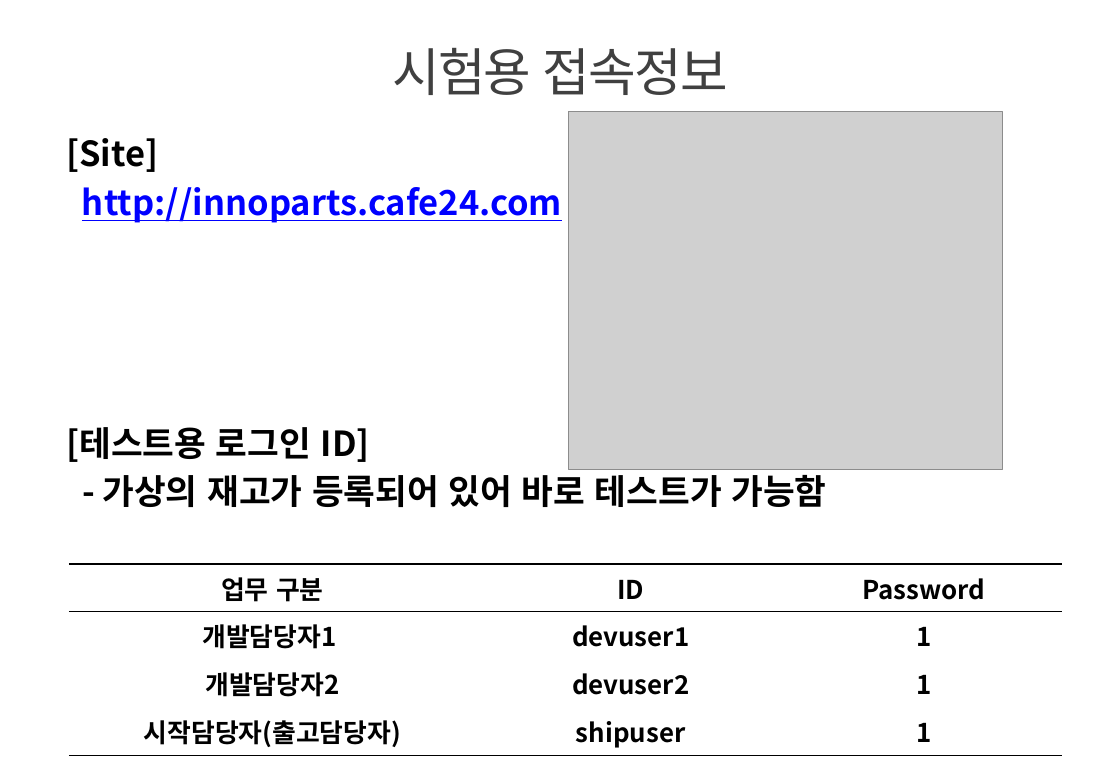
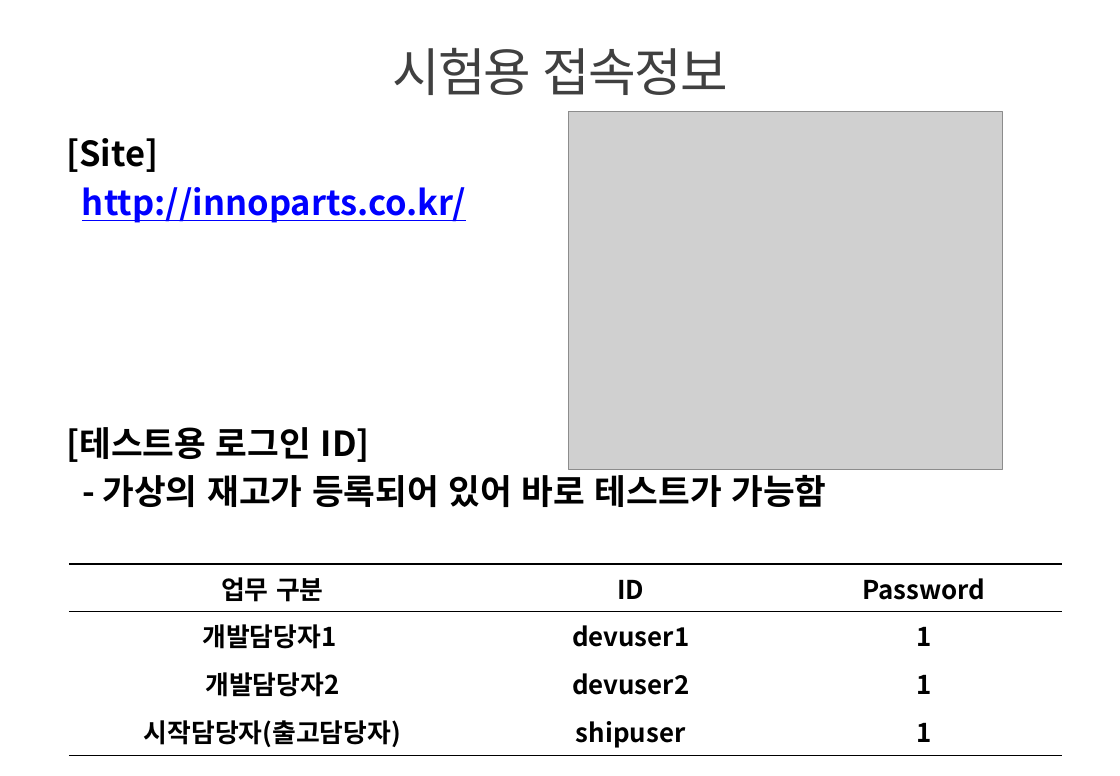
Before and after one commit to jaeyong1/stockmgmt, a slide deck: slide 2 of src/main/webapp/resources/doc/innoparts_user_guide.pptx. Drawn at 1120x776 pixels with LibreOffice and Linux fonts; fonts in the diff are those of the drawing; grey boxes stand for pictures; background and template pictures are left out. Boxes give left, top, right and bottom in pixels: in the first picture for what was removed or moved away, otherwise in the second. Text is boxed around its words. In the diff, an @@ line names an element or a change of style, - is before the commit and + after.

```diff
--- a/src/main/webapp/resources/doc/innoparts_user_guide.pptx
+++ b/src/main/webapp/resources/doc/innoparts_user_guide.pptx
@@ text at (x1=82, y1=187, x2=466, y2=223): text changed @@
-http://innoparts.cafe24.com
+http://innoparts.co.kr/
```
Also in this commit, not shown: 19 other slides changed, 6 slides added, 1 slide removed, 9 other files.
